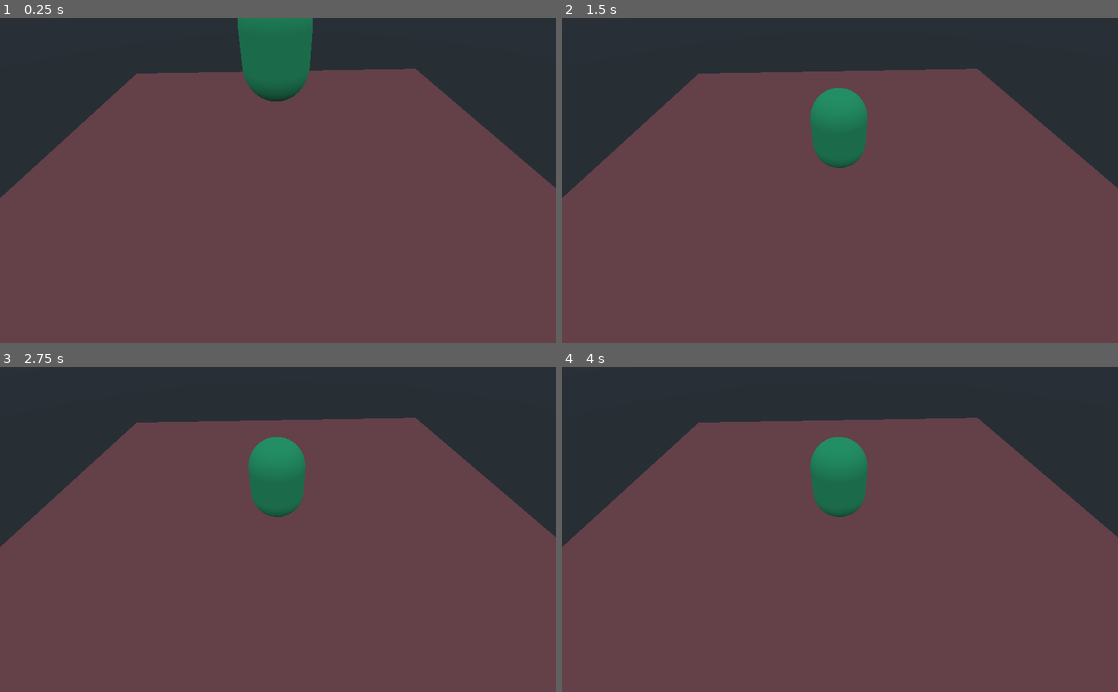
Above: before the commit, frames 1-4 (two rows, left to right).
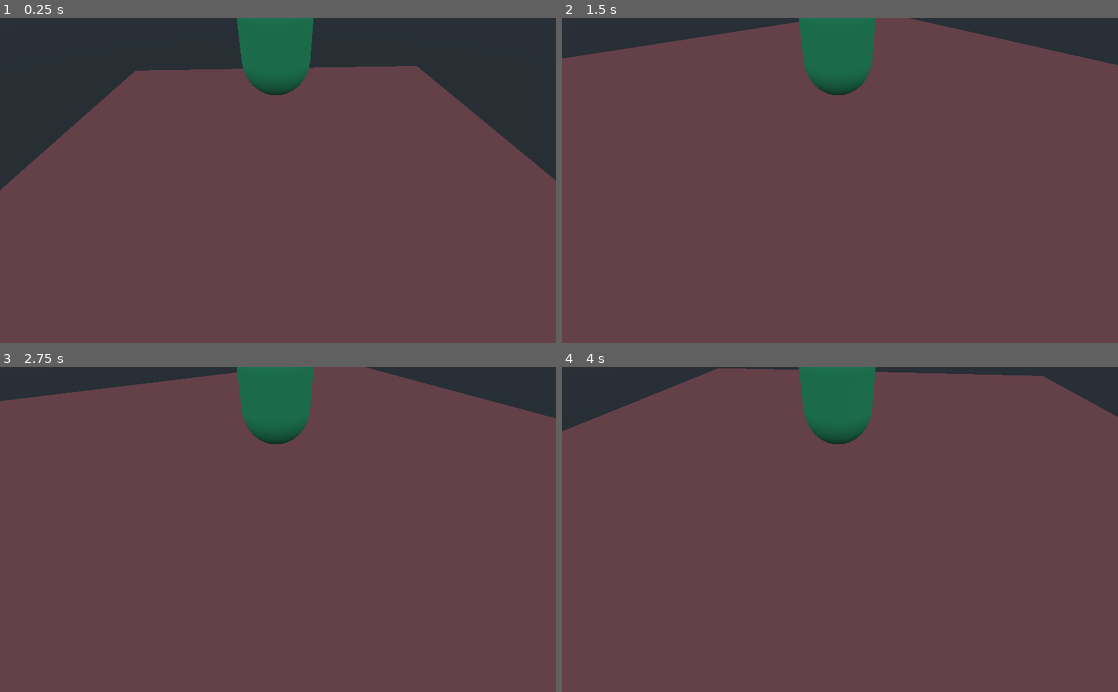
Above: after the commit, the same moments.

Repository: nestorac/rts
Game: Godot game, scene res://escena_ppal .tscn
Same seed, same stepped clock (60 frames per second), same inputs: the game is played once before the commit and once after it.
Inputs (mouse positions are in pixels of both pictures, inside the frame that each line leads up to):
- Up to frame 1 (0.25 s): no input
- Up to frame 2 (1.5 s): move the mouse to (962, 164) at 0.52 s; tap Enter at 1.25 s; move the mouse to (728, 196) at 1.27 s
- Up to frame 3 (2.75 s): move the mouse to (333, 458) at 2.02 s
- Up to frame 4 (4 s): move the mouse to (812, 594) at 2.77 s; move the mouse to (1006, 578) at 3.52 s

The runs differ from the first frame. In frame 1, 1.5% of the frame differs, in the area x 0-100%, y 0-56%; in frame 2, 23%; in frame 3, 23%; in frame 4, 24%.
Error before the commit: Attempt to call function 'project_ray_origin' in base 'null instance' on a null instance. (res://script.gd:16)

Commit message:
Cambios de la ultima clase 2.

Diff:
--- a/escena_ppal .tscn
+++ b/escena_ppal .tscn
@@ -19,6 +19,8 @@
 [sub_resource type="CapsuleMesh" id=5]
 material = SubResource( 4 )
 
+[sub_resource type="CubeMesh" id=7]
+
 [sub_resource type="CapsuleShape" id=6]
 
 [node name="Escena principal" type="Spatial"]
@@ -37,14 +39,19 @@
 transform = Transform( 1, 0, 0, 0, 1, 0, 0, 0, 1, 0, 5.43993, 0 )
 script = ExtResource( 1 )
 
+[node name="Camera" type="Camera" parent="Warrior"]
+transform = Transform( 0.999857, 0.0169288, 2.522e-08, -0.0119678, 0.706845, 0.707267, 0.0119732, -0.707166, 0.706946, 0, 1.79468, 7.32378 )
+
 [node name="MeshInstance" type="MeshInstance" parent="Warrior"]
 transform = Transform( 1, 0, 0, 0, -4.37114e-08, -1, 0, 1, -4.37114e-08, 0, 0, 0 )
 mesh = SubResource( 5 )
 material/0 = null
 
+[node name="MeshInstance" type="MeshInstance" parent="Warrior/MeshInstance"]
+transform = Transform( 1, 0, 0, 0, 0.5, 0, 0, 0, 0.5, 0, -0.728025, 0 )
+mesh = SubResource( 7 )
+material/0 = null
+
 [node name="CollisionShape" type="CollisionShape" parent="Warrior"]
 transform = Transform( 1, 0, 0, 0, -4.37114e-08, -1, 0, 1, -4.37114e-08, 0, 0, 0 )
 shape = SubResource( 6 )
-
-[node name="Camera" type="Camera" parent="."]
-transform = Transform( 0.999857, 0.0169289, -9.31189e-10, -0.0119678, 0.706845, 0.707267, 0.0119732, -0.707166, 0.706946, 0, 7.23461, 7.32378 )
Not shown: 1 places in escena_ppal .tscn that only renumber resources
